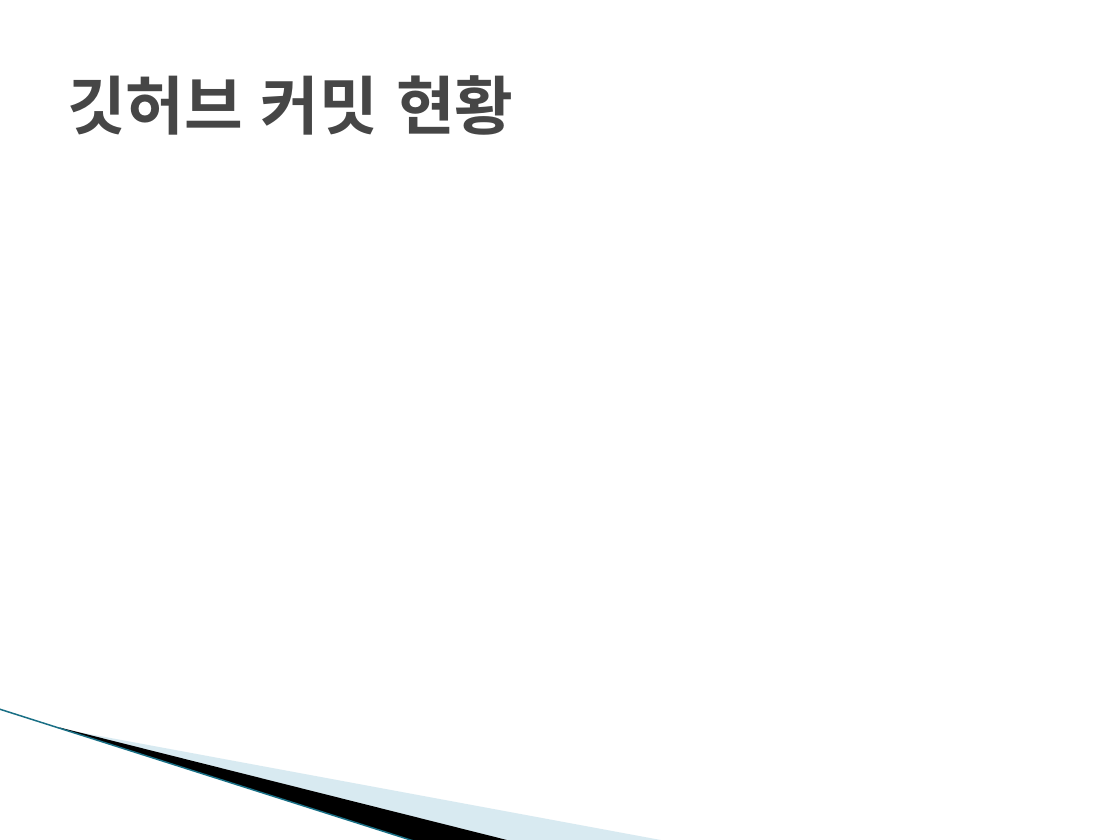
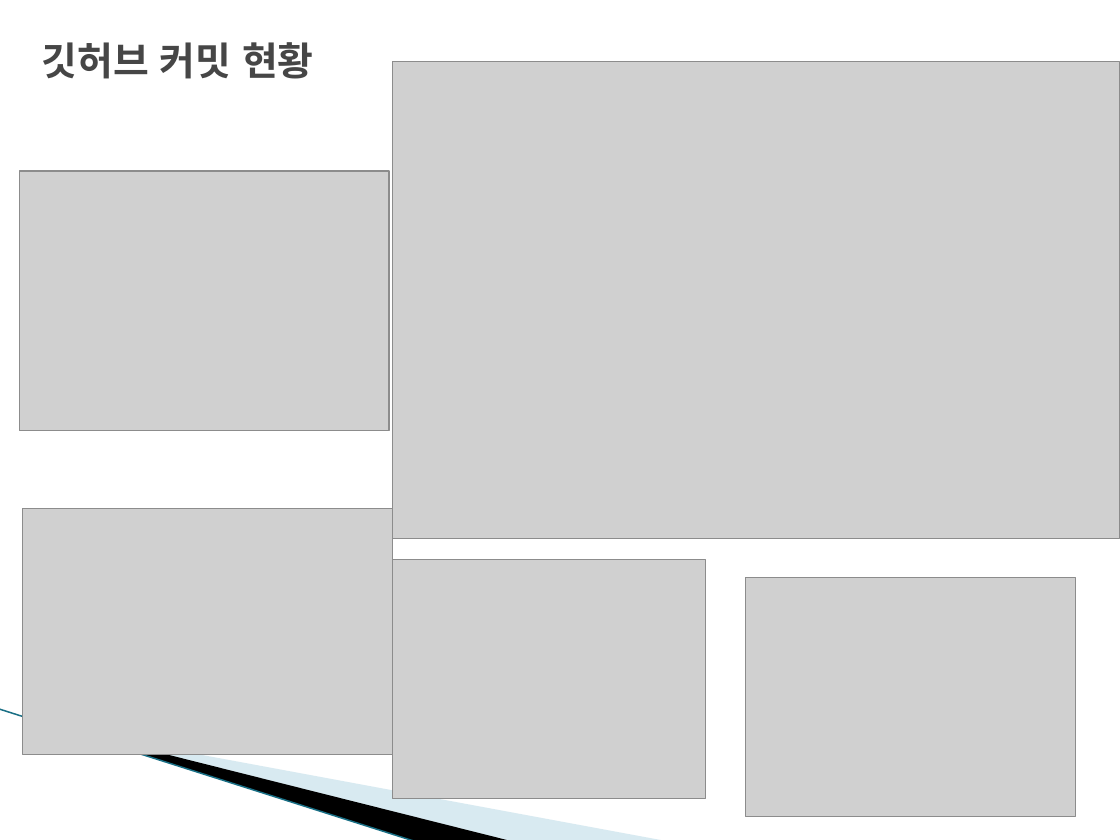
Before and after one commit to kyoungsub/Script, a slide deck: slide 4 of 스크립트 언어 텀프로젝트 중간발표.pptx. Drawn at 1120x840 pixels with LibreOffice and Linux fonts; fonts in the diff are those of the drawing; grey boxes stand for pictures; background and template pictures are left out. Boxes give left, top, right and bottom in pixels: in the first picture for what was removed or moved away, otherwise in the second. Text is boxed around its words. In the diff, an @@ line names an element or a change of style, - is before the commit and + after.

```diff
--- a/스크립트 언어 텀프로젝트 중간발표.pptx
+++ b/스크립트 언어 텀프로젝트 중간발표.pptx
@@ title "깃허브 커밋 현황": place and size @@
-title "깃허브 커밋 현황" at bbox=[67, 75, 513, 135]
+title "깃허브 커밋 현황" at bbox=[42, 42, 313, 79]
@@ title "깃허브 커밋 현황" at bbox=[42, 42, 313, 79]: size 41 to 25 pt @@
@@ picture added at bbox=[392, 62, 1120, 538] @@
@@ picture added at bbox=[19, 171, 389, 431] @@
@@ picture added at bbox=[22, 508, 392, 755] @@
@@ picture added at bbox=[393, 559, 707, 799] @@
@@ picture added at bbox=[745, 577, 1075, 816] @@
```
Also in this commit, not shown: 1 other file.
